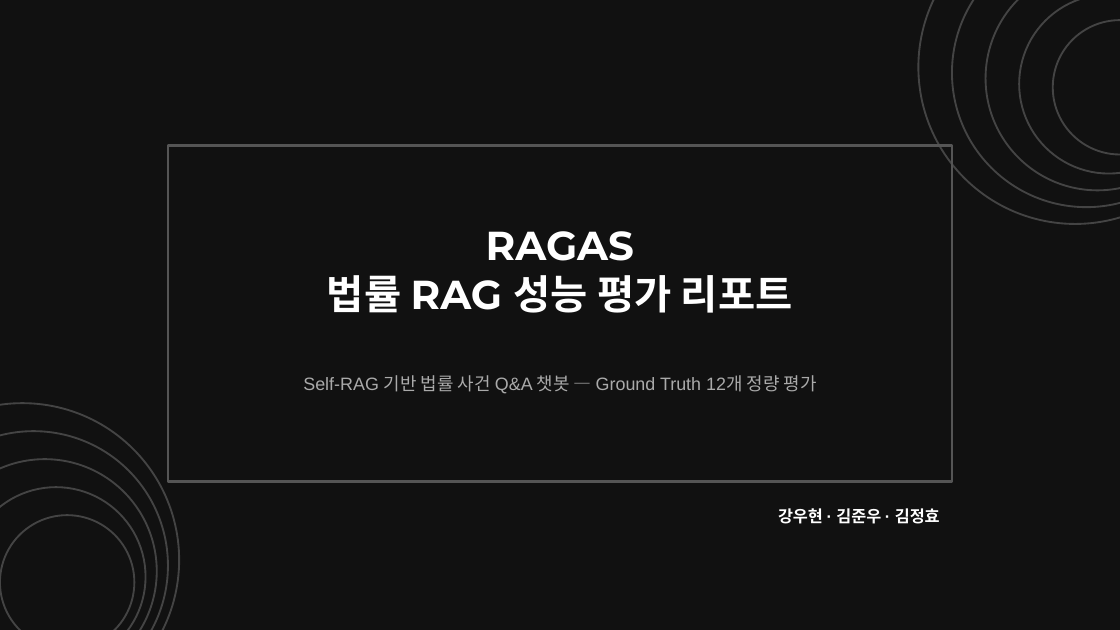
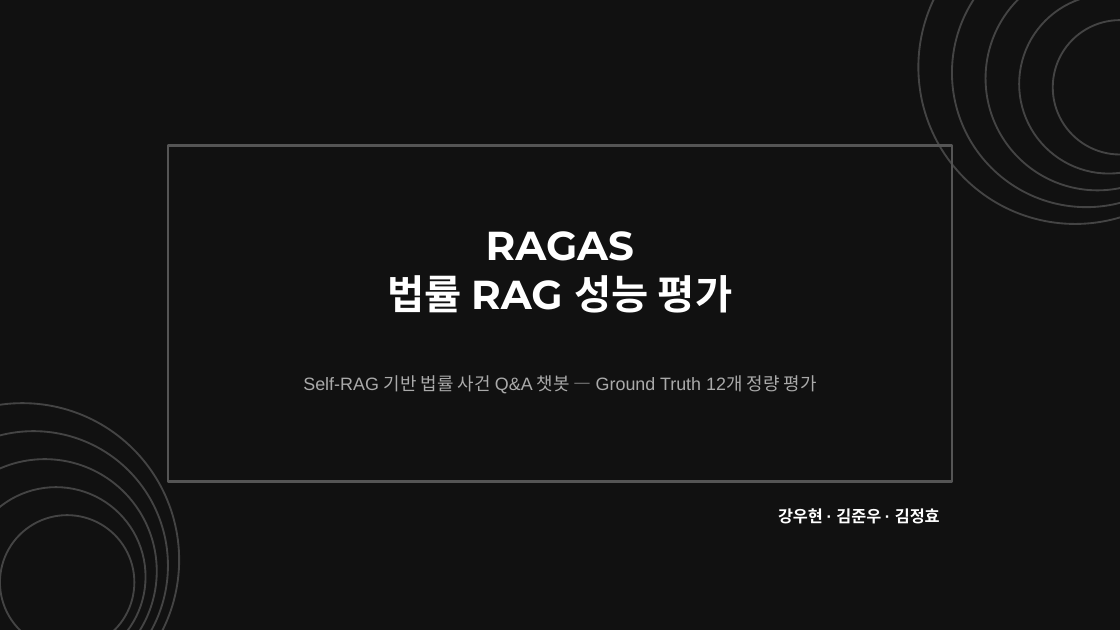
Before and after one commit to kangwoohyun999/AI_Service_Project, a slide deck: slide 1 of doc/Ragas 평가/인공지능서비스개발_10조_Ragas.pptx. Drawn at 1120x630 pixels with LibreOffice and Linux fonts; fonts in the diff are those of the drawing. Boxes give left, top, right and bottom in pixels: in the first picture for what was removed or moved away, otherwise in the second. Text is boxed around its words. In the diff, an @@ line names an element or a change of style, - is before the commit and + after.

```diff
--- a/doc/Ragas 평가/인공지능서비스개발_10조_Ragas.pptx
+++ b/doc/Ragas 평가/인공지능서비스개발_10조_Ragas.pptx
@@ text at [387, 275, 732, 313]: text changed @@
-법률 RAG 성능 평가 리포트
+법률 RAG 성능 평가
```
Also in this commit, not shown: 3 other files.
